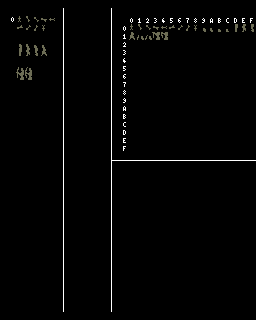
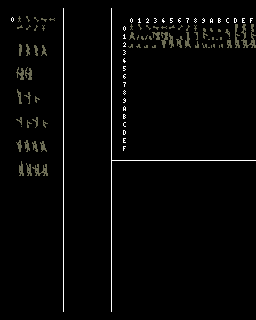
Comparing the layer stacks of the two w=256, h=320 images. Changes:
painted on "Background" over box(16, 32, 256, 176)
